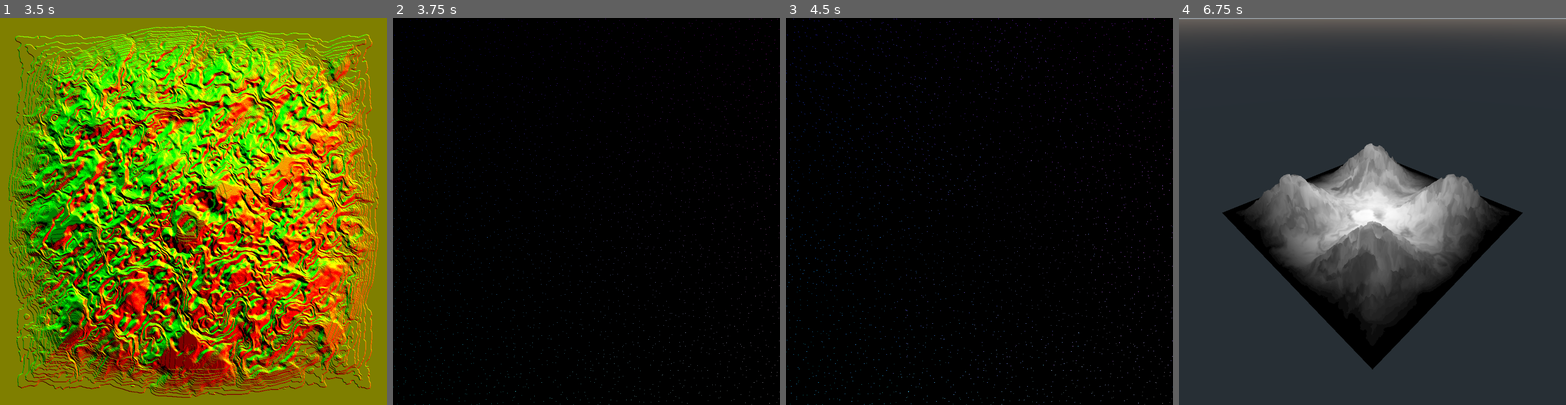
Above: before the commit, frames 1-4 (left to right).
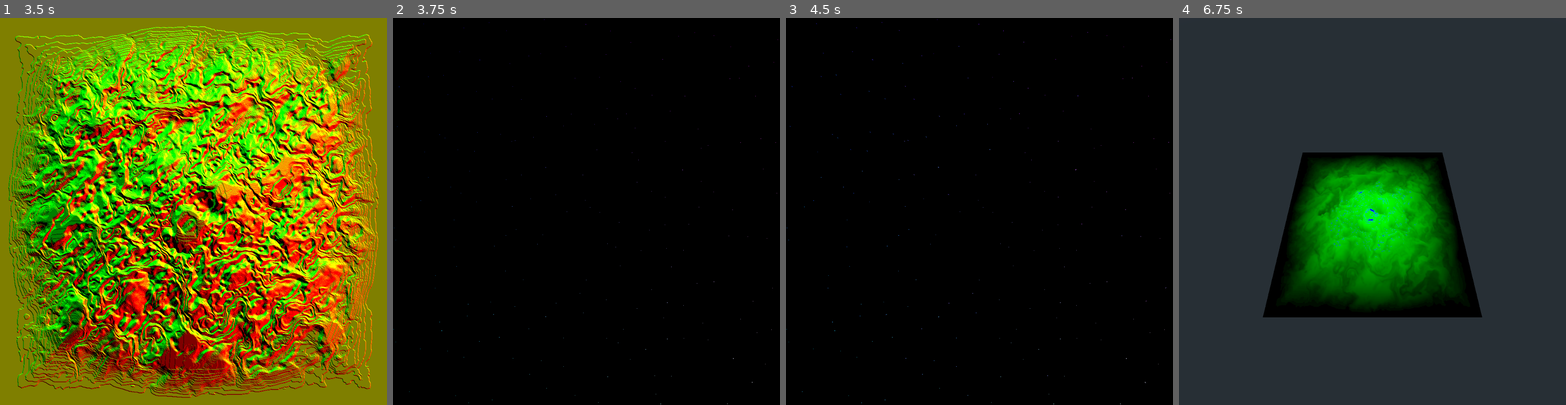
Above: after the commit, the same moments.

Repository: MichaelReel/ShaderChain
Game: Godot game, scene res://compact_scenes/click_advance_01/ClickAdvance.tscn
Same seed, same stepped clock (60 frames per second), same inputs: the game is played once before the commit and once after it. The engine's default icon, where the game draws it, is replaced by a stand-in: a white triangle on a blue panel in a dark square.
Inputs (mouse positions are in pixels of both pictures, inside the frame that each line leads up to):
- Up to frame 1 (3.5 s): tap Enter at 0.5, 2 s; move the mouse to (278, 192) at 0.52 s; click (278, 192) at 0.67 s; tap Space at 1.25, 2.75 s; move the mouse to (116, 230) at 1.27 s; click (116, 230) at 1.42 s; move the mouse to (232, 126) at 2.02 s; click (232, 126) at 2.17 s; move the mouse to (174, 288) at 2.77 s; click (174, 288) at 2.92 s
- Up to frame 2 (3.75 s): tap Enter at 3.5 s; move the mouse to (702, 269) at 3.52 s; click (702, 269) at 3.67 s
- Up to frame 3 (4.5 s): tap Space at 4.25 s; move the mouse to (863, 153) at 4.27 s; click (863, 153) at 4.42 s
- Up to frame 4 (6.75 s): move the mouse to (1391, 211) at 5.02 s; click (1391, 211) at 5.17 s; move the mouse to (1314, 114) at 5.77 s; click (1314, 114) at 5.92 s; move the mouse to (1457, 192) at 6.52 s; click (1457, 192) at 6.67 s

Frame 1 is identical in both runs. In frame 2, 0.9% of the frame differs, in the area x 0-100%, y 0-100%; in frame 3, 1.2%; in frame 4, 28%, in the area x 0-100%, y 0-91%.

Commit message:
Now display the height map as a mesh

Diff:
--- a/compact_scenes/click_advance_01/ClickAdvance.gd
+++ b/compact_scenes/click_advance_01/ClickAdvance.gd
@@ -45,8 +45,9 @@
 	{
 		"root": $"3DTerrainIn2D",
 		"3d_shader_textures": {
-			"height_map": "height"
-		}
+			"height_map": "height",
+			"surface_map": "flowpaths"
+		},
 	},
 ]
 
@@ -55,8 +56,6 @@
 var current_index : int = -1
 var current_root : Node2D
 var current_viewport : Viewport
-var current_texture_rect : TextureRect
-var current_mesh_instance : MeshInstance
 var repeat_hash : String = ""
 
 var click_wait := CLICK_SPEED
@@ -74,16 +73,16 @@
 	current_index += 1
 	current_root = shader_path_config[current_index]["root"]
 	current_viewport = current_root.get_node("Viewport")
-	current_texture_rect = current_viewport.get_node("TextureRect")
-	current_mesh_instance = current_viewport.get_node("MeshInstance")
 
 	# Set a new texture, from captured images, if configured to do so
 	if "texture" in shader_path_config[current_index]:
+		var current_texture_rect : TextureRect = current_viewport.get_node("TextureRect")
 		var capture_name : String = shader_path_config[current_index]["texture"]
 		var texture = _get_captured_texture(capture_name)
 		current_texture_rect.texture = texture
 
 	if "shader_textures" in shader_path_config[current_index]:
+		var current_texture_rect : TextureRect = current_viewport.get_node("TextureRect")
 		var shader_textures = shader_path_config[current_index]["shader_textures"]
 		for uniform_name in shader_textures:
 			var capture_name : String = shader_textures[uniform_name]
@@ -91,6 +90,7 @@
 			current_texture_rect.material.set_shader_param(uniform_name, texture)
 
 	if "3d_shader_textures" in shader_path_config[current_index]:
+		var current_mesh_instance : MeshInstance = current_viewport.get_node("MeshInstance")
 		var shader_textures = shader_path_config[current_index]["3d_shader_textures"]
 		for uniform_name in shader_textures:
 			var capture_name : String = shader_textures[uniform_name]
@@ -105,7 +105,7 @@
 		repeat_delay_timer.start()
 
 func _on_RepeatDelayTimer_timeout():
-	var texture_rect : TextureRect = current_texture_rect
+	var current_texture_rect : TextureRect = current_viewport.get_node("TextureRect")
 	var viewport : Viewport = current_viewport
 
 	viewport.set_clear_mode(Viewport.CLEAR_MODE_ONLY_NEXT_FRAME)
@@ -127,7 +127,7 @@
 	# Create the texture to act as input for the next interation
 	var texture = ImageTexture.new()
 	texture.create_from_image(repeat_img)
-	texture_rect.texture = texture
+	current_texture_rect.texture = texture
 
 func hash_data(data: PoolByteArray) -> String:
 	# Start a SHA-256 context.
--- a/compact_scenes/click_advance_01/ClickAdvance.tscn
+++ b/compact_scenes/click_advance_01/ClickAdvance.tscn
@@ -6,14 +6,15 @@
 [ext_resource path="res://compact_scenes/click_advance_01/height_adjust.gdshader" type="Shader" id=4]
 [ext_resource path="res://compact_scenes/click_advance_01/edge_adjust.gdshader" type="Shader" id=5]
 [ext_resource path="res://compact_scenes/click_advance_01/worleyinit.gdshader" type="Shader" id=6]
-[ext_resource path="res://compact_scenes/click_advance_01/flowmap.gdshader" type="Shader" id=7]
+[ext_resource path="res://compact_scenes/click_advance_01/flow_map.gdshader" type="Shader" id=7]
 [ext_resource path="res://compact_scenes/click_advance_01/down_flow_drawer.gdshader" type="Shader" id=8]
 [ext_resource path="res://compact_scenes/click_advance_01/blend_maps.gdshader" type="Shader" id=9]
 [ext_resource path="res://compact_scenes/click_advance_01/flow_paths.gdshader" type="Shader" id=10]
 [ext_resource path="res://compact_scenes/click_advance_01/up_flow_drawer.gdshader" type="Shader" id=11]
 [ext_resource path="res://compact_scenes/click_advance_01/flats_init.gdshader" type="Shader" id=12]
 [ext_resource path="res://compact_scenes/click_advance_01/black.png" type="Texture" id=13]
-[ext_resource path="res://compact_scenes/click_advance_01/terrain.gdshader" type="Shader" id=14]
+[ext_resource path="res://compact_scenes/click_advance_01/terrain_spatial.gdshader" type="Shader" id=14]
+[ext_resource path="res://compact_scenes/click_advance_01/MouseFov.gd" type="Script" id=15]
 
 [sub_resource type="ShaderMaterial" id=1]
 shader = ExtResource( 3 )
@@ -37,7 +38,7 @@
 
 [sub_resource type="ShaderMaterial" id=4]
 shader = ExtResource( 6 )
-shader_param/grid = 64.0
+shader_param/grid = 16.0
 
 [sub_resource type="ShaderMaterial" id=6]
 shader = ExtResource( 8 )
@@ -60,8 +61,10 @@
 [sub_resource type="PlaneMesh" id=12]
 resource_local_to_scene = true
 material = SubResource( 14 )
+size = Vector2( 1, 1 )
 subdivide_width = 512
 subdivide_depth = 512
+center_offset = Vector3( -0.5, 0, -0.5 )
 
 [node name="ClickAdvance" type="Node2D"]
 script = ExtResource( 1 )
@@ -238,11 +241,17 @@
 render_target_v_flip = true
 
 [node name="MeshInstance" type="MeshInstance" parent="3DTerrainIn2D/Viewport"]
+transform = Transform( 4, 0, 0, 0, 1, 0, 0, 0, 4, 2, -2, 2 )
 mesh = SubResource( 12 )
 skeleton = NodePath("")
 
 [node name="Camera" type="Camera" parent="3DTerrainIn2D/Viewport"]
-transform = Transform( 0.707107, -0.40558, 0.579228, 0, 0.819152, 0.573577, -0.707107, -0.40558, 0.579228, 1.5, 1.5, 1.5 )
+transform = Transform( 1, 0, 0, 0, 0.422618, 0.906308, 0, -0.906308, 0.422618, 0, 1.5, 1.5 )
+fov = 100.0
+script = ExtResource( 15 )
+
+[node name="DirectionalLight" type="DirectionalLight" parent="3DTerrainIn2D/Viewport"]
+transform = Transform( 1, 0, 0, 0, -0.603932, 0.797036, 0, -0.797036, -0.603932, 0, 0, 0 )
 
 [node name="DisplayTextureRect" type="TextureRect" parent="."]
 anchor_right = 1.0
--- /dev/null
+++ b/compact_scenes/click_advance_01/MouseFov.gd
@@ -0,0 +1,11 @@
+extends Camera
+
+
+func _input(event) -> void:
+	if event is InputEventMouseButton and event.is_pressed():
+		if event.button_index == BUTTON_WHEEL_UP:
+			fov -= 0.1
+			print(str(fov))
+		if event.button_index == BUTTON_WHEEL_DOWN:
+			fov += 0.1
+			print(str(fov))
--- a/compact_scenes/click_advance_01/flats.gdshader
+++ /dev/null
@@ -1,44 +0,0 @@
-shader_type canvas_item;
-
-
-uniform sampler2D height_map;
-
-const vec2 dirs[] = {
-	vec2( 1.0,  0.0),  // E
-	vec2( 1.0,  1.0),  // NE
-	vec2( 0.0,  1.0),  // N
-	vec2(-1.0,  1.0),  // NW
-	vec2(-1.0,  0.0),  // W
-	vec2(-1.0, -1.0),  // SW
-	vec2( 0.0, -1.0),  // S
-	vec2( 1.0, -1.0)   // SE
-};
-
-
-vec4 get_neighbour_color(vec2 uv, vec2 sps, sampler2D tex, int dir_i) {
-	vec2 neighbour = uv + dirs[dir_i] * sps;
-	return texture(tex, neighbour);
-}
-
-bool lowest_of_nine(sampler2D tex, vec2 uv, vec2 sps) {
-	float local_red = texture(height_map, uv).r;
-	for (int i = 0; i < dirs.length(); i++){
-		float red = get_neighbour_color(uv, sps, tex, i).r;
-		if (red > local_red) {
-			return false;
-		}
-	}
-	return true;
-}
-
-void fragment() {
-	vec2 uv = UV;
-	vec3 color = vec3(0.0); // texture(height_map, uv).rgb;
-
-
-	if (lowest_of_nine(height_map, uv, SCREEN_PIXEL_SIZE)) {
-		color.b = 1.0;
-	}
-
-	COLOR = vec4(color, 1.0);
-}
--- a/compact_scenes/click_advance_01/flow_paths.gdshader
+++ b/compact_scenes/click_advance_01/flow_paths.gdshader
@@ -15,11 +15,12 @@
 
 	vec3 result = vec3(0.0);
 
-	if (down_flow_color.r > 0.0 || down_flow_color.g > 0.0 || down_flow_color.b > 0.0) {
-		result = vec3(0.0, 0.0, height);
-	} else if (up_flow_color.r > 0.0 || up_flow_color.g > 0.0 || up_flow_color.b > 0.0) {
-		result = vec3(0.0, 0.0, height);
-	} else if (pool_color.r >= 0.5 && pool_color.g >= 0.5 && pool_color.b >= 0.5) {
+//	if (down_flow_color.r > 0.0 || down_flow_color.g > 0.0 || down_flow_color.b > 0.0) {
+//		result = vec3(0.0, 0.0, height);
+//	} else if (up_flow_color.r > 0.0 || up_flow_color.g > 0.0 || up_flow_color.b > 0.0) {
+//		result = vec3(0.0, 0.0, height);
+//	} else
+	 if (pool_color.r >= 0.5 && pool_color.g >= 0.5 && pool_color.b >= 0.5) {
 		result = vec3(0.0, 0.0, height);
 	} else {
 		result = vec3(0.0, height, 0.0);
--- a/compact_scenes/click_advance_01/terrain.gdshader
+++ b/compact_scenes/click_advance_01/terrain_spatial.gdshader
@@ -2,7 +2,8 @@
 render_mode unshaded;
 
 uniform sampler2D height_map;
-uniform float height_scale = 0.4;
+uniform sampler2D surface_map;
+uniform float height_scale = 1.0;
 
 void vertex() {
 	float height = texture(height_map, VERTEX.xz).r;
@@ -10,6 +11,6 @@
 }
 
 void fragment() {
-	vec3 color = texture(height_map, UV).rgb;
+	vec3 color = texture(surface_map, UV).rgb;
 	ALBEDO = color;
 }
Not shown: 1 places in compact_scenes/click_advance_01/ClickAdvance.tscn that only renumber resources
Renamed: compact_scenes/click_advance_01/flowmap.gdshader -> compact_scenes/click_advance_01/flow_map.gdshader
